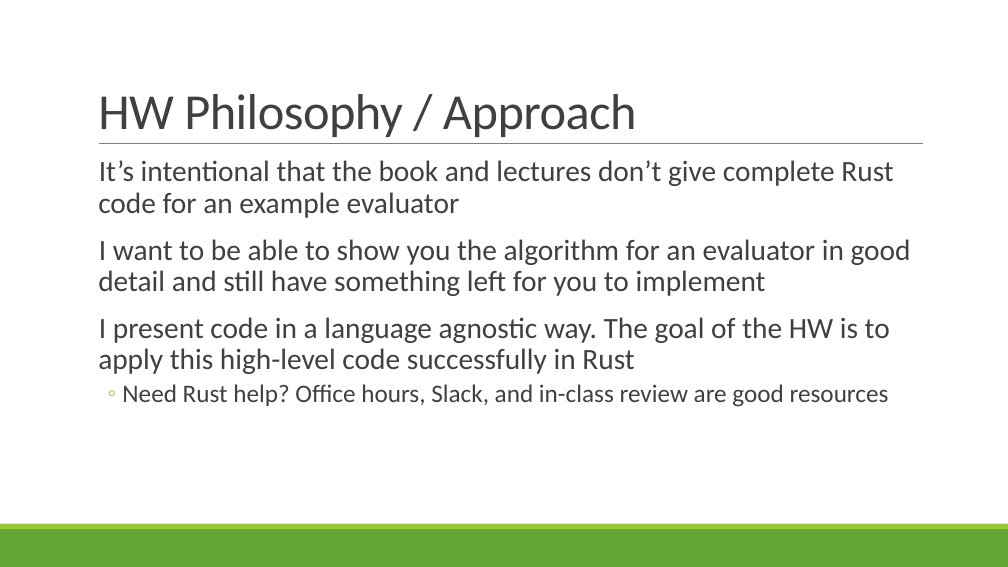
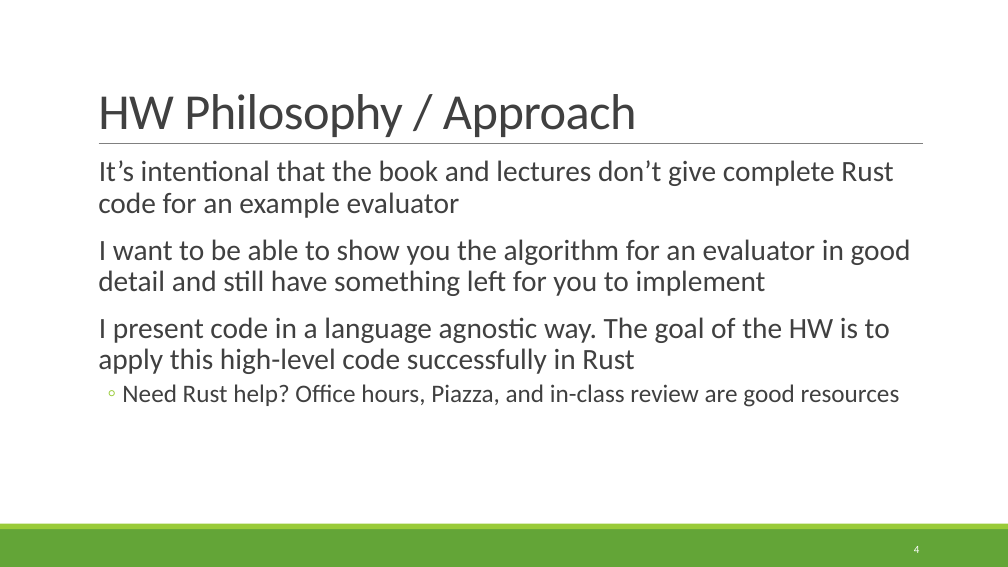
Before and after one commit to rbohrer/pl-course, a slide deck: slide 4 of LectureSlides/05Evaluators.pptx. Drawn at 1008x567 pixels with LibreOffice and Linux fonts; fonts in the diff are those of the drawing. Boxes give left, top, right and bottom in pixels: in the first picture for what was removed or moved away, otherwise in the second. Text is boxed around its words. In the diff, an @@ line names an element or a change of style, - is before the commit and + after.

```diff
--- a/LectureSlides/05Evaluators.pptx
+++ b/LectureSlides/05Evaluators.pptx
@@ text at (x1=122, y1=384, x2=900, y2=407): text changed @@
-  ◦ Need Rust help? Office hours, Slack, and in-class review are good resources
+  ◦ Need Rust help? Office hours, Piazza, and in-class review are good resources
@@ page number added at (x1=914, y1=546, x2=920, y2=553), 10.5 pt, text #FFFFFF @@
+4
```
Also in this commit, not shown: 36 other slides changed.
